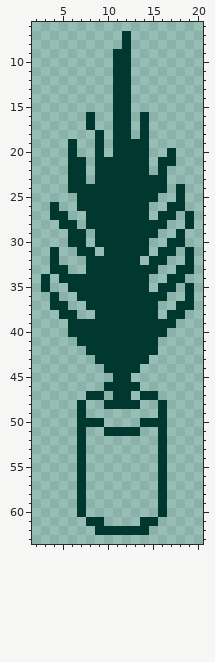
Edited in one commit: pixel-art sprite (assets/images/props/cafe/cafe-plant.png). Above: the version before the commit.
The file is 24x64 pixels. Shown: x 2..20, y 6..63.
Now the later version:
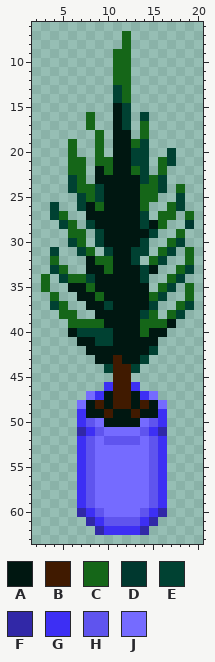
Palette (. is transparent): A #001711  B #401a00  C #156618  D #00382f  E #004132  F #3128a7  G #3d2ff4  H #5f54ee  J #756bff
From old to new:
@@ x 2..20 @@
  6 ...................
- 7 ..........D........
- 8 ..........D........
- 9 .........DD........
-10 .........DD........
-11 .........DD........
-12 .........DD........
-13 .........DD........
-14 .........DD........
-15 .........DD........
-16 ......D..DD.D......
-17 ......D..DD.D......
-18 .......D.DD.D......
-19 ....D..D.DDDD......
-20 ....D..D.DDDD..D...
-21 ....DD.DDDDDD.DD...
-22 ....DD.DDDDDD.D....
-23 ....DD.DDDDDDDD....
-24 ....DDDDDDDDDDD.D..
-25 .....DDDDDDDDD..D..
-26 ..D..DDDDDDDD..DD..
-27 ..DD..DDDDDDD.DD.D.
-28 ...DD.DDDDDDDDD..D.
-29 ....DD.DDDDDDD..D..
-30 ....DD.DDDDDD..DD..
-31 ..D..DD.DDDDD.DD.D.
-32 ..D...DDDDDD.DD..D.
-33 ..DD..DDDDDDDD..DD.
-34 .D.DDDDDDDDDD..DD..
-35 .D..DDDDDDDDD.DD.D.
-36 ..D..DDDDDDDDDD..D.
-37 ..DD..DDDDDDDD..DD.
-38 ...DD..DDDDDDD.DD..
-39 ....DDDDDDDDDDDD...
-40 ....DDDDDDDDDDD....
-41 .....DDDDDDDDD.....
-42 ......DDDDDDDD.....
-43 .......DDDDDD......
-44 ........DDDD.......
-45 .........DD........
-46 ........DDDD.......
-47 ......DD.DD.DD.....
-48 .....D..DDDD..D....
-49 .....D........D....
-50 .....DDD....DDD....
-51 .....D..DDDD..D....
-52 .....D........D....
-53 .....D........D....
-54 .....D........D....
-55 .....D........D....
-56 .....D........D....
-57 .....D........D....
-58 .....D........D....
-59 .....D........D....
-60 .....D........D....
-61 ......DD....DD.....
-62 .......DDDDDD......
+ 7 ..........C........
+ 8 ..........C........
+ 9 .........CC........
+10 .........CC........
+11 .........CC........
+12 .........CC........
+13 .........EC........
+14 .........EC........
+15 .........AE........
+16 ......C..AE.E......
+17 ......C..AE.C......
+18 .......C.AA.C......
+19 ....C..C.AACE......
+20 ....C..C.AAEE..E...
+21 ....CC.CCAAEE.CE...
+22 ....CC.ACAACE.C....
+23 ....EC.AAAAAECE....
+24 ....ECCEAAAACCE.C..
+25 .....ECEAAAACC..E..
+26 ..E..EACAAAAC..CE..
+27 ..EC..AAAAAAE.CC.C.
+28 ...EC.EAAAAAEAC..D.
+29 ....CC.EAAAAAE..C..
+30 ....EC.EAAAAE..CE..
+31 ..E..EC.EAAEE.CE.C.
+32 ..C...ACCAAE.CE..C.
+33 ..EC..AACAAAEA..CE.
+34 .C.ECCEAAAAAE..CE..
+35 .C..AACAAAAAA.CE.C.
+36 ..C..AACAAAAACE..C.
+37 ..EC..AAEAAAAE..CE.
+38 ...CC..AAAAAEC.CE..
+39 ....CCCCAAAACCCA...
+40 ....AEEEEAAACAA....
+41 .....AAEEAAAAA.....
+42 ......AAAAAAAE.....
+43 .......AABAAE......
+44 ........EBBE.......
+45 .........BB........
+46 ........GBBG.......
+47 ......JGABBAGJ.....
+48 .....JABABBABAJ....
+49 .....GAABAABAAG....
+50 .....GHJAAAAJHG....
+51 .....FGHJJJJHGF....
+52 .....GHJHHHHJHG....
+53 .....GHJJJJJJHG....
+54 .....GHJJJJJJHG....
+55 .....GHJJJJJJHG....
+56 .....GHJJJJJJHG....
+57 .....GHJJJJJJHG....
+58 .....GHJJJJJJHG....
+59 .....GHJJJJJJHG....
+60 .....FGHJJJJHGF....
+61 ......FGHHHHGF.....
+62 .......FGGGGF......
 63 ...................
